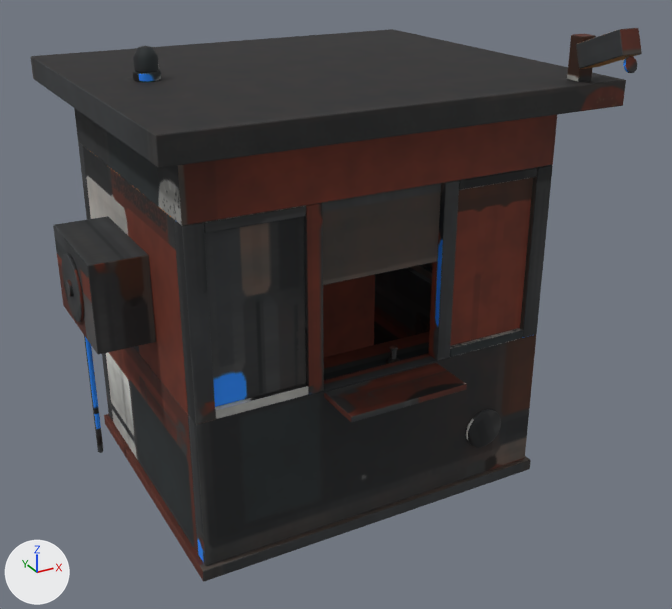
What one commit did to the glTF model assets/world/checkpoint_booth.glb.
Before and after are seen from a camera (50 mm lens) standing at (-2.66, -5.25, 3.71) and looking at (0.02, -0.39, 1.28). Every picture has the same lights, and +X, +Y and +Z are marked at lower left. The older version comes first. Vertices at exactly the same position are counted once.

Script lines for the objects in view, before the commit:
```python
mat_checkpoint_booth = principled_material('checkpoint_booth')
mat_checkpoint_booth.texture = img_checkpoint_booth
mat_checkpoint_booth.roughness = 0.8
me_checkpoint_booth = bpy.data.meshes.new('checkpoint_booth')
me_checkpoint_booth.from_pydata(...)  # 5098 vertices, 10080 faces; spans x -1.59..1.4, y -1.6..1.2, z 0.0..3.07
me_checkpoint_booth.materials.append(mat_checkpoint_booth)  # picture img_checkpoint_booth
ob_checkpoint_booth = bpy.data.objects.new('checkpoint_booth', me_checkpoint_booth)
ob_checkpoint_booth.location = (0.0, 0.0, 0.0)
```
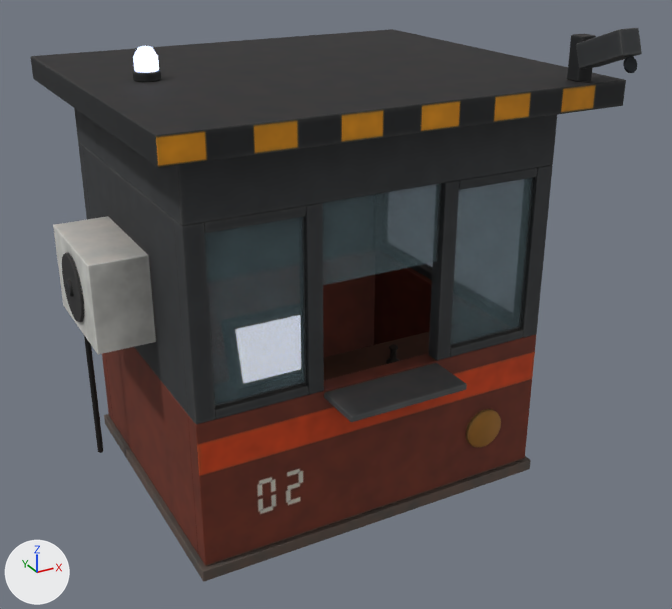
Changed parts and their boxes (x1, y1, x2, y2) in the pictures (672 x 609 px):
'checkpoint_booth', surface changed: (46, 28, 641, 581) in both
part 1 of me_checkpoint_booth, surface changed: (46, 28, 641, 581) in both
part 2 of me_checkpoint_booth, recoloured (black to white): before (133, 46, 159, 73); after (133, 46, 301, 383)

Patch to the scene script:
```diff
--- a/assets/world/checkpoint_booth.glb.py
+++ b/assets/world/checkpoint_booth.glb.py
@@ img_glow_white @@
+img_glow_white = load_image('glow_white', '_unpacked/glow_white', 4, 4, 'sRGB')
@@ mat_checkpoint_booth @@
 mat_checkpoint_booth = principled_material('checkpoint_booth')
-mat_checkpoint_booth.texture = img_checkpoint_booth
+mat_checkpoint_booth.texture = img_checkpoint_booth  # with its transparency
 mat_checkpoint_booth.roughness = 0.8
@@ mat_checkpoint_booth_glow @@
+mat_checkpoint_booth_glow = bpy.data.materials.new('checkpoint_booth glow')
+# uses the picture img_checkpoint_booth
+# uses the picture img_glow_white
@@ me_checkpoint_booth @@
 me_checkpoint_booth.from_pydata(...)  # 5098 vertices, 10080 faces; spans x -1.59..1.4, y -1.6..1.2, z 0.0..3.07
 # used by ob_checkpoint_booth; location = (0.0, 0.0, 0.0)
+# me_checkpoint_booth part 1: 9887 kept faces spanning x -1.59..1.4, y -1.6..1.2, z 0.0..3.07 get new texture (UV) coordinates
+# me_checkpoint_booth part 2: 413 faces spanning x -1.07..-0.26, y -0.6..0.07, z 1.0..2.94 switch from mat_checkpoint_booth (picture img_checkpoint_booth) to mat_checkpoint_booth_glow
```
